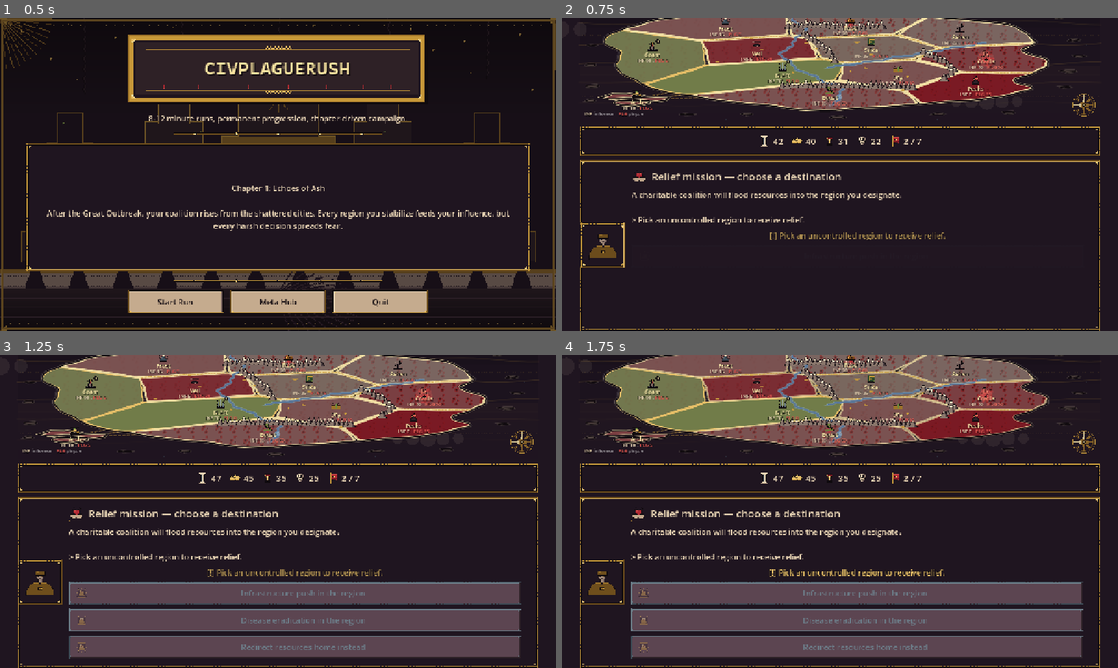
Above: before the commit, frames 1-4 (two rows, left to right).
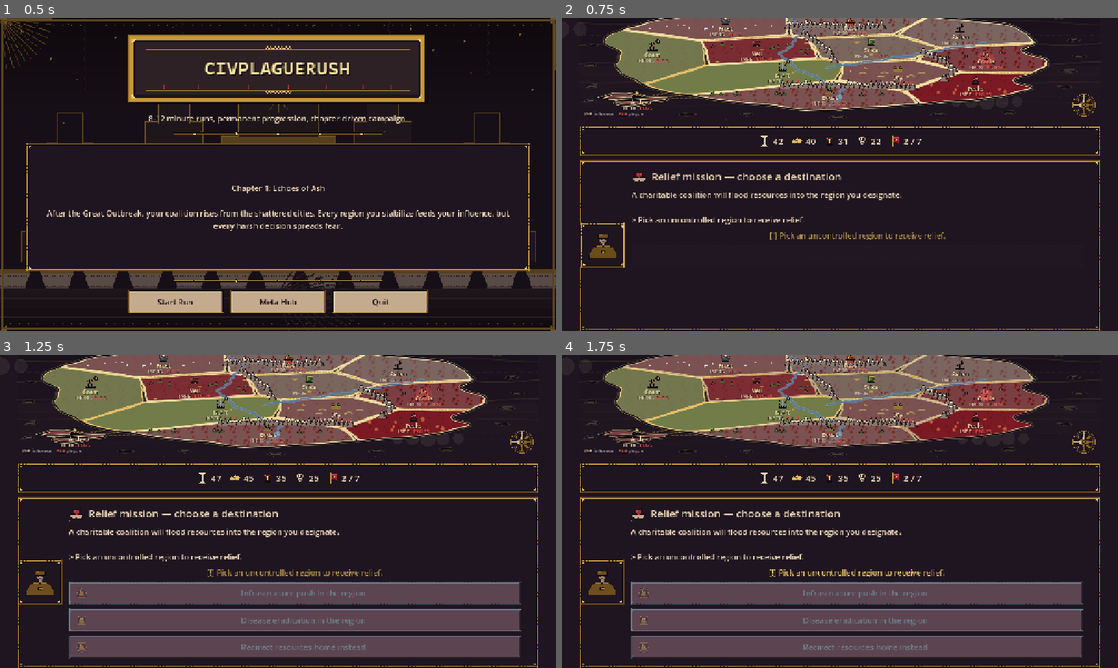
Above: after the commit, the same moments.

Repository: josemarnaiz/civplaguerush
Game: Godot game, scene res://scenes/MainMenu.tscn
Same seed, same stepped clock (60 frames per second), same inputs: the game is played once before the commit and once after it.
Inputs (mouse positions are in pixels of both pictures, inside the frame that each line leads up to):
- Up to frame 1 (0.5 s): no input
- Up to frame 2 (0.75 s): click "Start Run" at 0.5 s
- Up to frame 3 (1.25 s): no input
- Up to frame 4 (1.75 s): tap Enter at 1.25 s; drag from (840, 401) to (895, 442) at 1.27 s

Frame 1 is identical in both runs. In frame 2, 0.2% of the frame differs, in the area x 15-84%, y 2-26%; in frame 3, 0.2%; in frame 4, 0.2%.

Commit message:
map: add per-biome cartographic ornaments
Scatter biome-appropriate micro-icons inside each region's Voronoi cell so
the continent reads as a hand-painted map rather than flat fills. Each
scatter uses a deterministic per-region seed and rejection-sampling against
the polygon with a centroid exclusion zone so the icons never fight the
label + biome-icon stack at the middle of a region.

Ornaments by biome:
- veil/jungle: pine trees (two-tone triangle body + light-side wedge + trunk)
- drylands: dune waves (tiny sine-curved polylines in warm sand)
- ruins: broken column markers (three stacked stones with side cracks)
- volcano: ember sparks with pulsing orange halo tied to _time
- tundra: ice-shard flecks (cross + diagonals per point)

All ornaments sit between the region fills and the mountain/river passes
so ridges and rivers visually cross over them while still respecting the
coastline stroke as the outermost silhouette.

Made-with: Cursor

Diff:
--- a/scripts/ui/region_map.gd
+++ b/scripts/ui/region_map.gd
@@ -734,6 +734,11 @@
 			var a: Vector2 = border[i] * s
 			var b: Vector2 = border[i + 1] * s
 			_draw_dashed_line(a, b, INTERNAL_BORDER, 1.2, 4.0, 3.0)
+
+	# Pass 2b1: per-biome cartographic ornaments (forests, dunes, ruins dots,
+	# ember sparks) scattered inside their regions — makes each region read
+	# visually distinct beyond its fill color, like a hand-painted map.
+	_draw_biome_ornaments(s)
 
 	# Pass 2b2: painted rivers drawn over the land fill. Rivers go under the
 	# mountains so ridges appear to interrupt the waterways, echoing the look
@@ -1069,6 +1074,154 @@
 			draw_circle(Vector2(x + dx, y), sub_r, CLOUD_COLOR)
 
 
+func _draw_biome_ornaments(s: Vector2) -> void:
+	# Each region gets a scatter of biome-appropriate micro-icons inside its
+	# Voronoi polygon. All scatters are deterministic (per-region seed) so the
+	# ornaments lock in place instead of drifting every frame.
+	for r in _snapshot:
+		var rid: String = String(r.get("id", ""))
+		if not _polygons.has(rid):
+			continue
+		if OFFSHORE_IDS.has(rid):
+			continue
+		var poly: PackedVector2Array = _polygons[rid][0]
+		var biome: String = String(BIOME_BY_REGION.get(rid, ""))
+		var center_px: Vector2 = _centroids[rid] * s
+		match biome:
+			"veil", "jungle":
+				_draw_forest_cluster(s, poly, rid, center_px, biome == "jungle")
+			"drylands":
+				_draw_dune_waves(s, poly, rid, center_px)
+			"ruins":
+				_draw_ruin_markers(s, poly, rid, center_px)
+			"volcano":
+				_draw_ember_sparks(s, poly, rid, center_px)
+			"tundra":
+				_draw_ice_flecks(s, poly, rid, center_px)
+
+
+func _region_scatter_points(poly: PackedVector2Array, center: Vector2, rid: String,
+		count: int, radius_ratio: float, s: Vector2) -> Array:
+	# Sample random points inside the polygon using rejection, seeded by rid.
+	var rng := RandomNumberGenerator.new()
+	rng.seed = hash("orn_" + rid)
+	# Build bounding box of the polygon (pixel space).
+	var px_poly: PackedVector2Array = PackedVector2Array()
+	for v in poly:
+		px_poly.append(v * s)
+	var min_v: Vector2 = px_poly[0]
+	var max_v: Vector2 = px_poly[0]
+	for p in px_poly:
+		min_v.x = minf(min_v.x, p.x)
+		min_v.y = minf(min_v.y, p.y)
+		max_v.x = maxf(max_v.x, p.x)
+		max_v.y = maxf(max_v.y, p.y)
+	# Shrink bounds so ornaments don't sit right on the coast/border.
+	var inset: float = (max_v - min_v).length() * radius_ratio * 0.07
+	min_v += Vector2(inset, inset)
+	max_v -= Vector2(inset, inset)
+	var result: Array = []
+	var tries: int = 0
+	while result.size() < count and tries < count * 24:
+		tries += 1
+		var sample: Vector2 = Vector2(
+			rng.randf_range(min_v.x, max_v.x),
+			rng.randf_range(min_v.y, max_v.y)
+		)
+		if Geometry2D.is_point_in_polygon(sample, px_poly):
+			# Avoid overlapping the centroid (where biome icon + labels sit).
+			if sample.distance_to(center) > 22.0:
+				result.append(sample)
+	return result
+
+
+func _draw_forest_cluster(s: Vector2, poly: PackedVector2Array, rid: String,
+		center: Vector2, is_jungle: bool) -> void:
+	var body: Color = Color(0.247, 0.349, 0.204, 1.0) if is_jungle else Color(0.298, 0.384, 0.200, 1.0)
+	var hi: Color = Color(0.459, 0.588, 0.282, 1.0) if is_jungle else Color(0.502, 0.604, 0.306, 1.0)
+	var outline: Color = Color(0.059, 0.039, 0.055, 0.85)
+	var count: int = 12 if is_jungle else 9
+	var points: Array = _region_scatter_points(poly, center, rid, count, 1.0, s)
+	for p in points:
+		# Little pine: triangle with lighter upper triangle as light-side.
+		var h: float = 9.0 if is_jungle else 7.0
+		var w: float = 6.0 if is_jungle else 5.0
+		var tip: Vector2 = p + Vector2(0, -h)
+		var l: Vector2 = p + Vector2(-w, 0)
+		var rr: Vector2 = p + Vector2(w, 0)
+		draw_colored_polygon(PackedVector2Array([l, tip, rr]), body)
+		# Upper light wedge
+		var mid: Vector2 = p + Vector2(-w * 0.15, -h * 0.55)
+		var ltop: Vector2 = tip + Vector2(-w * 0.15, h * 0.2)
+		var rtop: Vector2 = tip + Vector2(w * 0.05, h * 0.2)
+		draw_colored_polygon(PackedVector2Array([ltop, tip, rtop, mid]), hi)
+		# Trunk stub
+		draw_rect(Rect2(p + Vector2(-0.8, 0), Vector2(1.6, 2.0)),
+			Color(0.200, 0.141, 0.122, 1.0), true)
+		draw_polyline(PackedVector2Array([l, tip, rr]), outline, 1.0)
+
+
+func _draw_dune_waves(s: Vector2, poly: PackedVector2Array, rid: String,
+		center: Vector2) -> void:
+	var dune_color: Color = Color(0.780, 0.651, 0.420, 0.80)  # O2 warm sand
+	var count: int = 5
+	var points: Array = _region_scatter_points(poly, center, rid, count, 1.0, s)
+	for p in points:
+		var w: float = 16.0
+		var pts := PackedVector2Array()
+		for i in range(9):
+			var t: float = float(i) / 8.0
+			var x: float = p.x - w * 0.5 + w * t
+			var y: float = p.y + sin(t * PI) * -2.2
+			pts.append(Vector2(x, y))
+		draw_polyline(pts, dune_color, 1.1, true)
+
+
+func _draw_ruin_markers(s: Vector2, poly: PackedVector2Array, rid: String,
+		center: Vector2) -> void:
+	var stone: Color = Color(0.478, 0.396, 0.376, 1.0)  # C1 aged stone
+	var crack: Color = Color(0.059, 0.039, 0.055, 0.85)
+	var count: int = 7
+	var points: Array = _region_scatter_points(poly, center, rid, count, 1.0, s)
+	for p in points:
+		# Tiny broken column: 3 stacked rectangles with a break notch.
+		draw_rect(Rect2(p + Vector2(-2.5, -5.0), Vector2(5.0, 1.8)), stone, true)
+		draw_rect(Rect2(p + Vector2(-2.0, -3.0), Vector2(4.0, 1.5)), stone, true)
+		draw_rect(Rect2(p + Vector2(-2.5, -1.0), Vector2(5.0, 1.8)), stone, true)
+		draw_line(p + Vector2(-2.5, -5.0), p + Vector2(-2.5, 0.8), crack, 1.0)
+		draw_line(p + Vector2(2.5, -5.0), p + Vector2(2.5, 0.8), crack, 1.0)
+
+
+func _draw_ember_sparks(s: Vector2, poly: PackedVector2Array, rid: String,
+		center: Vector2) -> void:
+	var ember: Color = Color(0.851, 0.329, 0.306, 0.90)  # R4
+	var hot: Color = Color(0.969, 0.620, 0.243, 0.90)     # R5 glow
+	var count: int = 9
+	var points: Array = _region_scatter_points(poly, center, rid, count, 1.0, s)
+	var puls: float = 0.5 + 0.5 * sin(_time * 2.3)
+	for i in range(points.size()):
+		var p: Vector2 = points[i]
+		var radius_inner: float = 1.4 + (i & 3) * 0.35
+		var radius_outer: float = radius_inner + 1.6 + puls * 0.8
+		var halo: Color = hot
+		halo.a = 0.45 * (0.6 + 0.4 * puls)
+		draw_circle(p, radius_outer, halo)
+		draw_circle(p, radius_inner, ember)
+
+
+func _draw_ice_flecks(s: Vector2, poly: PackedVector2Array, rid: String,
+		center: Vector2) -> void:
+	var fleck: Color = Color(0.910, 0.957, 0.980, 0.75)
+	var count: int = 11
+	var points: Array = _region_scatter_points(poly, center, rid, count, 1.0, s)
+	for p in points:
+		# Four-pointed star (ice shard) using a tiny diamond plus cross.
+		draw_line(p + Vector2(-2.2, 0), p + Vector2(2.2, 0), fleck, 1.0)
+		draw_line(p + Vector2(0, -2.2), p + Vector2(0, 2.2), fleck, 1.0)
+		draw_line(p + Vector2(-1.4, -1.4), p + Vector2(1.4, 1.4), fleck, 0.8)
+		draw_line(p + Vector2(-1.4, 1.4), p + Vector2(1.4, -1.4), fleck, 0.8)
+
+
 func _draw_river(s: Vector2, path: Array, core_width: float, with_delta: bool) -> void:
 	if path.size() < 2:
 		return
